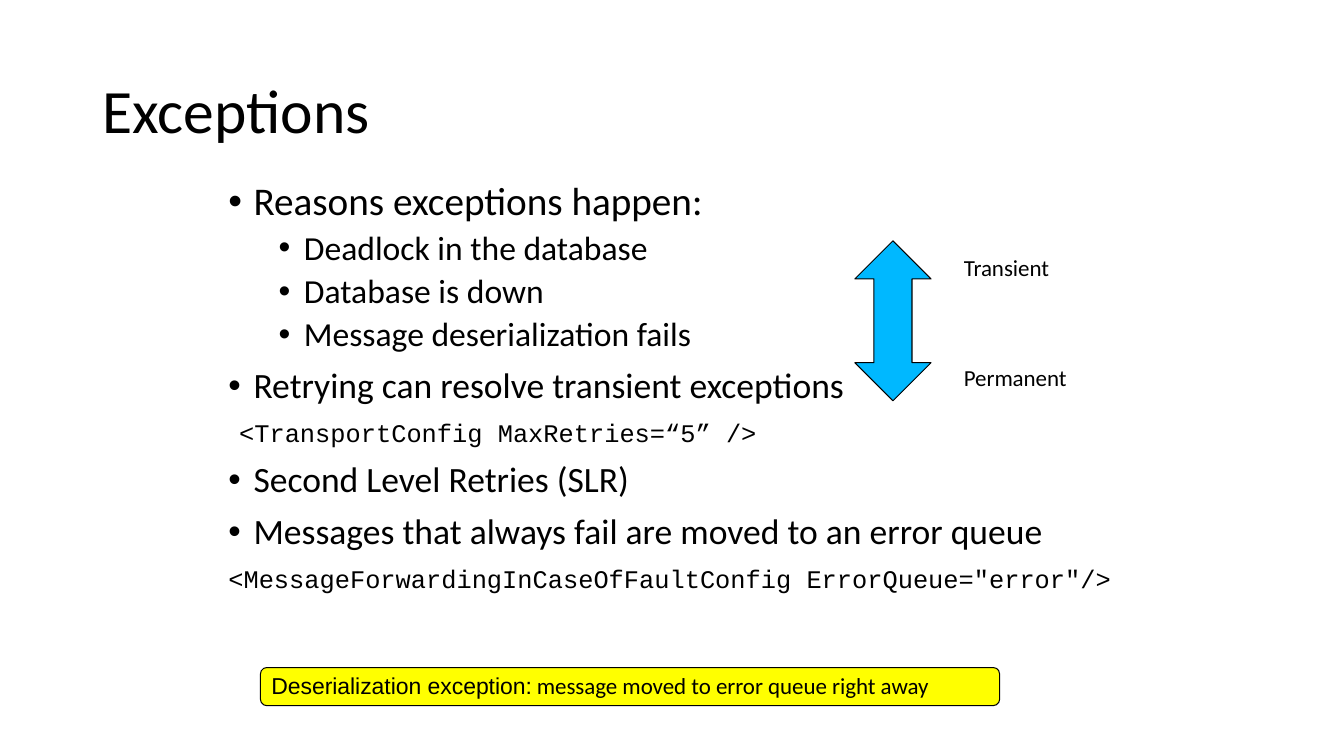
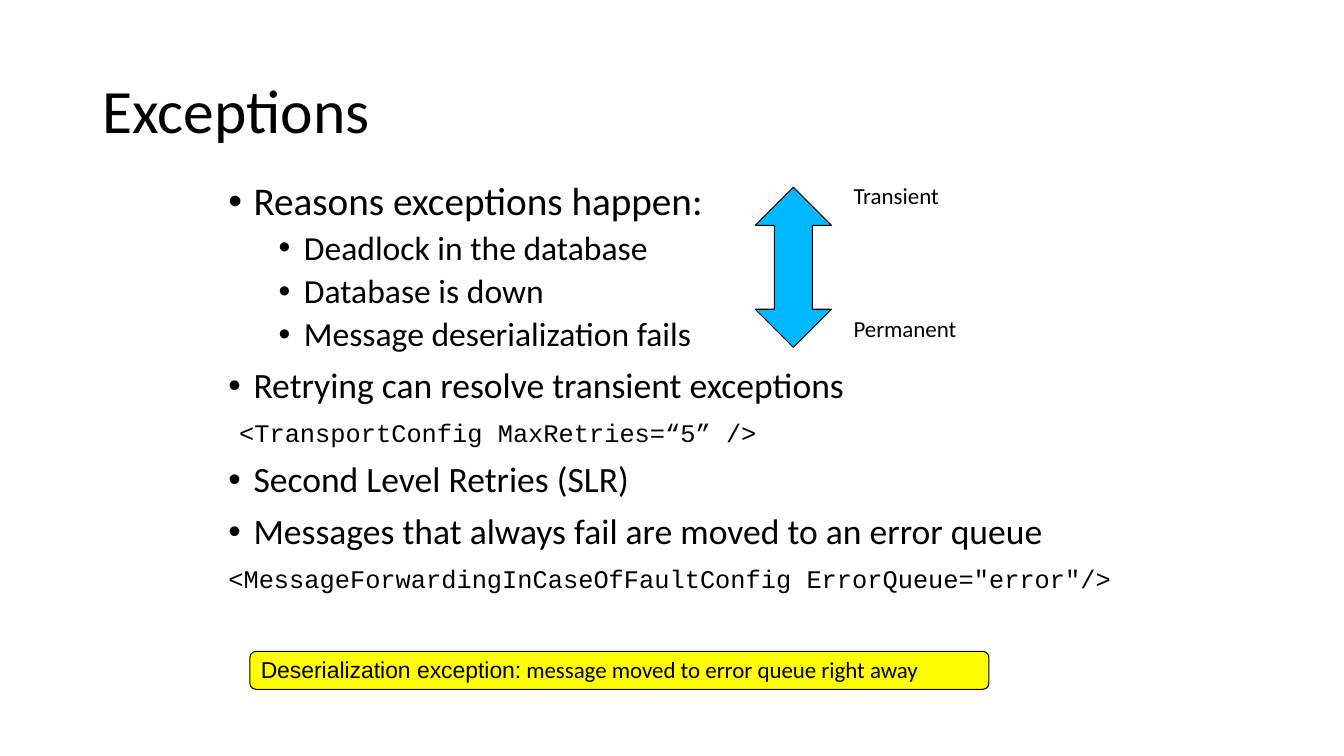
Before and after one commit to Particular/SagaMasterClass, a slide deck: slide 22 of SagaMasterClass.pptx. Drawn at 1344x756 pixels with LibreOffice and Linux fonts; fonts in the diff are those of the drawing. Boxes give left, top, right and bottom in pixels: in the first picture for what was removed or moved away, otherwise in the second. Text is boxed around its words. In the diff, an @@ line names an element or a change of style, - is before the commit and + after.

```diff
--- a/SagaMasterClass.pptx
+++ b/SagaMasterClass.pptx
@@ text "Transient": place and size @@
-text "Transient" at (964, 260, 1049, 276)
+text "Transient" at (854, 188, 939, 204)
@@ up down arrow: place and size @@
-up down arrow at (855, 241, 932, 401)
+up down arrow at (755, 188, 832, 348)
@@ text "Permanent": place and size @@
-text "Permanent" at (964, 371, 1067, 386)
+text "Permanent" at (854, 322, 957, 337)
@@ rounded rectangle "Deserialization exception: message moved to ...": place and size @@
-rounded rectangle "Deserialization exception: message moved to ..." at (260, 667, 999, 706)
+rounded rectangle "Deserialization exception: message moved to ..." at (250, 651, 989, 690)
```
Also in this commit, not shown: 3 other slides changed.
